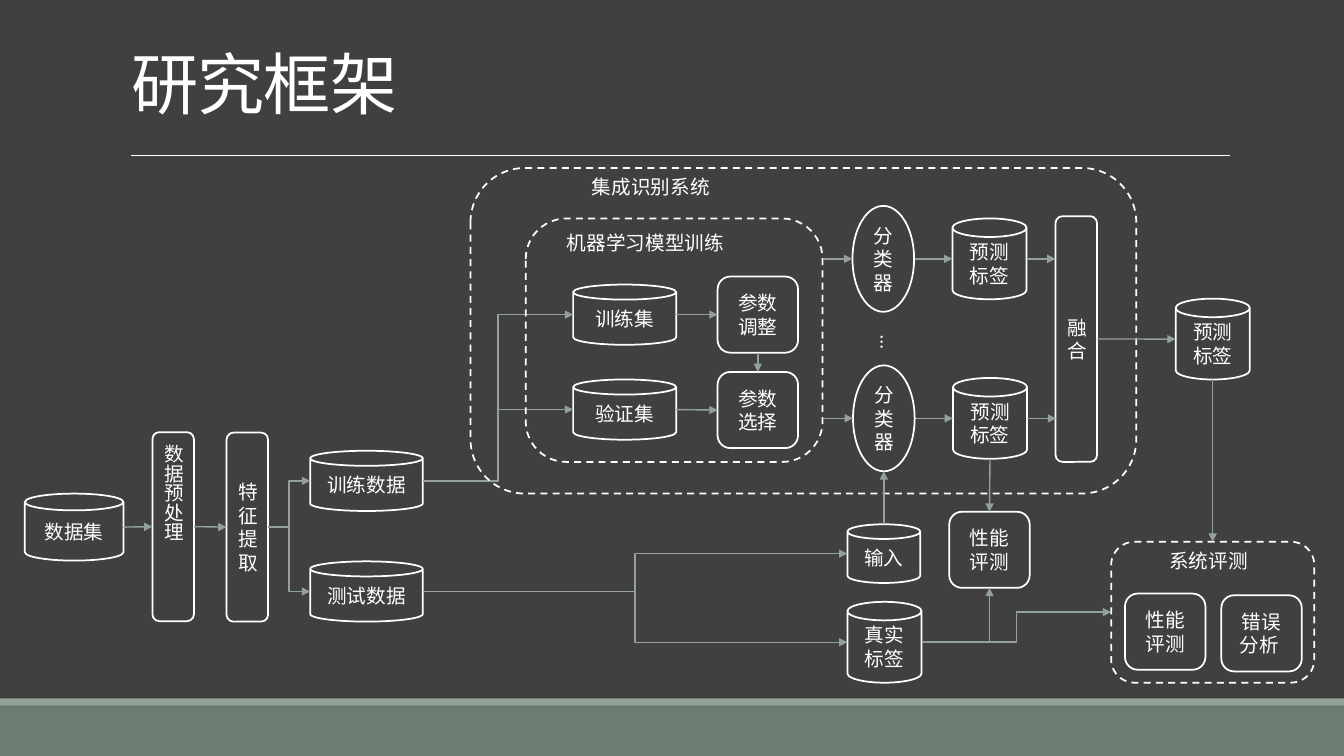
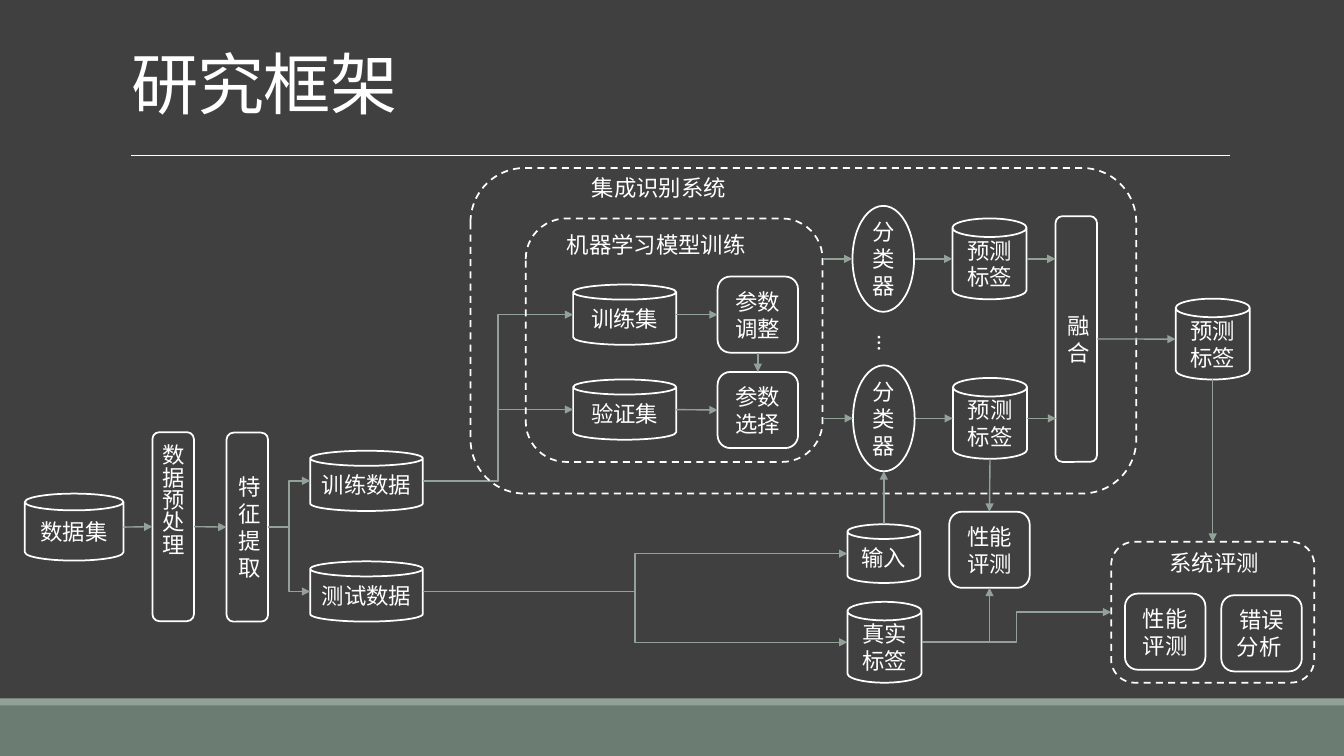
Before and after one commit to liangxh/grad2019, a slide deck: slide 15 of 计研163_梁锡豪_2016211014_基于多步決策的情感识别.pptx. Drawn at 1344x756 pixels with LibreOffice and Linux fonts; fonts in the diff are those of the drawing. Boxes give left, top, right and bottom in pixels: in the first picture for what was removed or moved away, otherwise in the second. Text is boxed around its words. In the diff, an @@ line names an element or a change of style, - is before the commit and + after.

```diff
--- a/计研163_梁锡豪_2016211014_基于多步決策的情感识别.pptx
+++ b/计研163_梁锡豪_2016211014_基于多步決策的情感识别.pptx
@@ size 14 to 16 pt in 24 elements at [311, 451, 423, 511], [152, 433, 194, 622], [227, 433, 268, 622], [25, 494, 124, 561], [311, 562, 423, 622], [574, 284, 677, 345], [574, 379, 677, 440], [718, 276, 799, 353], [718, 372, 799, 449], [848, 524, 921, 583], [848, 602, 923, 683], [1056, 216, 1097, 462], [1176, 298, 1250, 379], [950, 512, 1030, 589], [1125, 594, 1206, 670], [1222, 596, 1303, 673], [953, 219, 1027, 299], [853, 206, 914, 312], [953, 378, 1027, 459], [853, 365, 914, 471], [1169, 552, 1258, 573], [592, 177, 726, 198], [567, 234, 746, 255], [858, 326, 905, 352] @@
```
Also in this commit, not shown: 5 other slides changed, 10 slides added, 2 slides removed, 4 other files.
